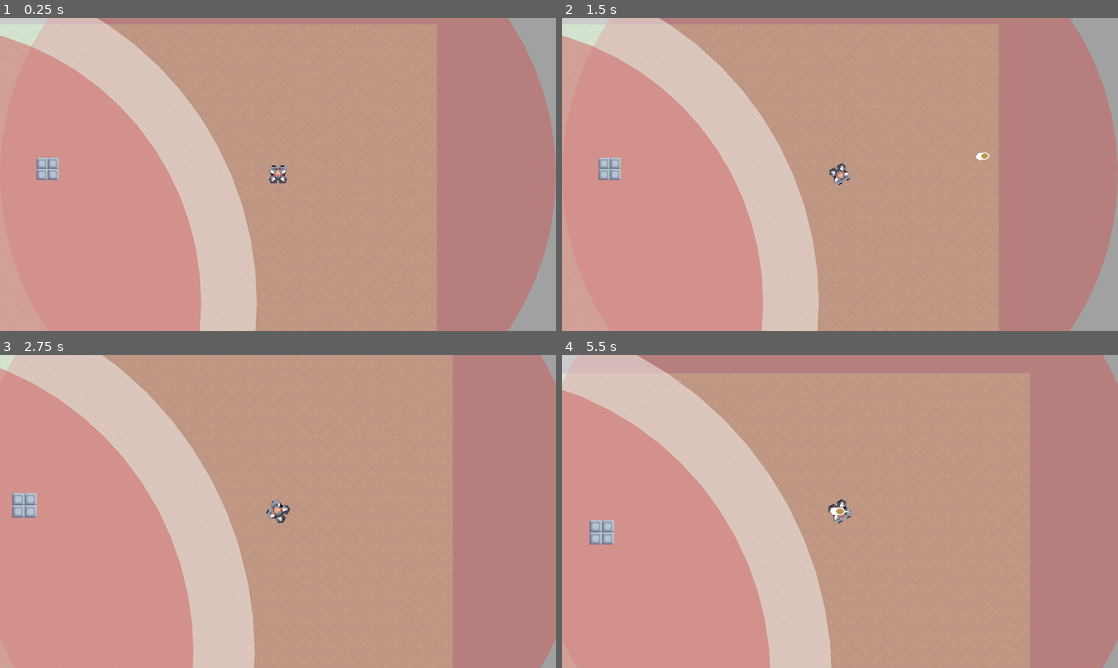
Above: before the commit, frames 1-4 (two rows, left to right).
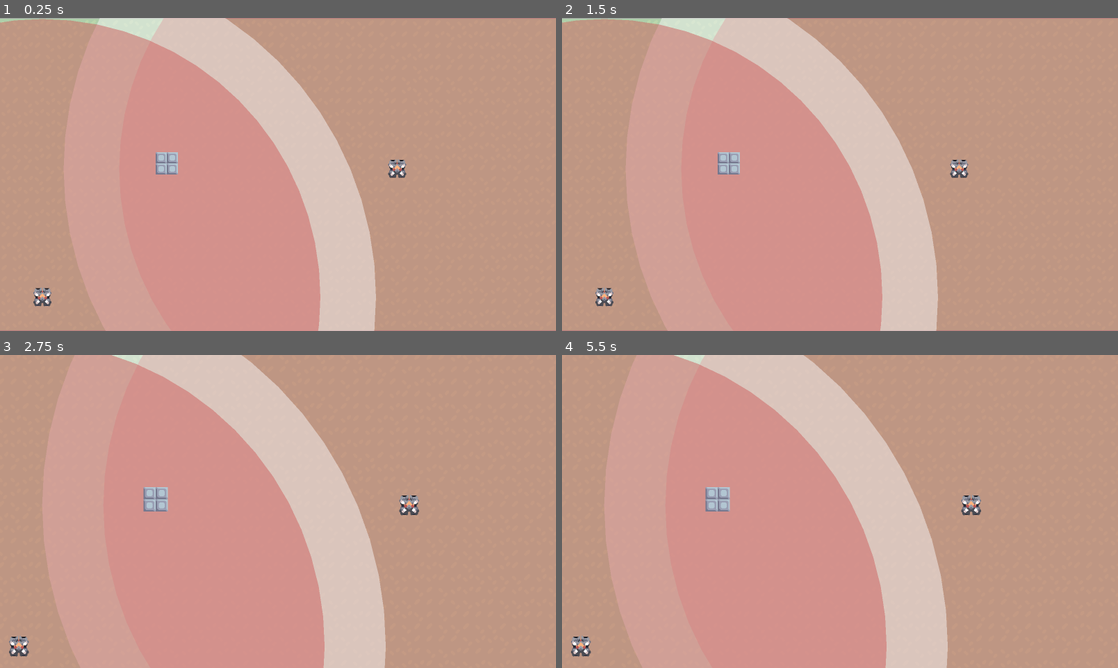
Above: after the commit, the same moments.

Repository: ToxicStarfall/mindustry-recreation
Game: Godot game, scene res://main.tscn
Same seed, same stepped clock (60 frames per second), same inputs: the game is played once before the commit and once after it.
Inputs (mouse positions are in pixels of both pictures, inside the frame that each line leads up to):
- Up to frame 1 (0.25 s): no input
- Up to frame 2 (1.5 s): tap Enter at 0.5 s; move the mouse to (962, 158) at 0.52 s; press the mouse at (962, 158) at 0.53 s; hold D (move_right) 0.53-1.25 s; release the mouse at (962, 158) at 1.25 s; drag from (728, 190) to (617, 174) at 1.27 s
- Up to frame 3 (2.75 s): move the mouse to (333, 442) at 2.02 s; hold D (move_right) from 2.03 s (still down); hold Mouse wheel up (zoom_in) from 2.03 s (still down); click (333, 442) at 2.3 s
- Up to frame 4 (5.5 s): release D (move_right) at 2.75 s; release Mouse wheel up (zoom_in) at 2.75 s; drag from (812, 574) to (578, 511) at 2.77 s; move the mouse to (1006, 558) at 3.52 s; press the mouse at (1006, 558) at 3.53 s; hold A (move_left) 3.53-4.25 s; tap Alt at 3.6 s; release the mouse at (1006, 558) at 4.25 s; drag from (673, 464) to (578, 498) at 4.27 s; tap Space at 5 s; move the mouse to (867, 511) at 5.02 s; press the mouse at (867, 511) at 5.03 s; hold S (move_down) from 5.03 s (still down)

The runs differ from the first frame. In frame 1, 33% of the frame differs, in the area x 0-100%, y 0-100%; in frame 2, 33%; in frame 3, 32%; in frame 4, 33%.
Error after the commit: Parse Error: Identifier "is_selected" not declared in the current scope. (res://entities/entity.gd:69)

Commit message:
Generalized unit specific code

Diff:
--- a/entities/entity.gd
+++ b/entities/entity.gd
@@ -40,6 +40,7 @@
 	if has_node("HealthComponent"):  HealthComp = $HealthComponent
 	if has_node("DefenseComponent"):  DefenseComp = $DefenseComponent
 	if has_node("ShieldComponent"):  ShieldComp = $ShieldComponent
+	if has_node("AttackComponent"):  AttackComp = $AttackComponent
 	if has_node("TargetingComponent"):  TargetingComp = $TargetingComponent
 
 	if HitboxComp:
@@ -64,9 +65,37 @@
 		weapons.erase(child)
 
 
+func _draw() -> void:
+	if is_selected:
+		#var rect = get_node("CollisionShape2D").shape.get_rect()
+		#rect.size *= 1.1
+		#draw_rect(rect, Color.WHITE, false, 4)
+		pass
+
+
+func _process(_delta: float) -> void:
+	queue_redraw()
+
+
 #func _physics_process(delta: float) -> void:
 	#if MovementComp:
 		#MovementComp._physics_process(delta)
+
+
+func _unhandled_input(event: InputEvent) -> void:
+	if AttackComp:
+		if is_controlled:
+			if event.is_action_pressed("attack"):
+				AttackComp.is_attacking = true
+			if event.is_action_released("attack"):
+				AttackComp.is_attacking = false
+		if is_selected:
+			pass
+
+	if event.is_action_pressed("control"):
+		if mouse_hovered:
+			is_controlled = true
+			Events.entity_controlled.emit(self)
 
 
 func _on_hitbox_hit(damage_comp: DamageComponent):
--- a/entities/units/unit.gd
+++ b/entities/units/unit.gd
@@ -18,13 +18,7 @@
 var MovementComp: MovementComponent
 #var AttackComp: AttackComponent
 
-
-#var statuses: Array
-
 #var is_attacking: bool = false
-var is_controlled: bool = false  ## Whether or not this unit is currently controlled by the player.
-var is_selected: bool = false  ## Whether or not this unit is currently selected by the player.
-
 
 
 func _ready() -> void:
@@ -34,7 +28,7 @@
 func _setup():
 	super()
 	if has_node("MovementComponent"):  MovementComp = $MovementComponent
-	if has_node("AttackComponent"):  AttackComp = $AttackComponent
+	#if has_node("AttackComponent"):  AttackComp = $AttackComponent
 
 	if MovementComp:
 		MovementComp.unit = self
@@ -55,23 +49,5 @@
 
 
 func _unhandled_input(event: InputEvent) -> void:
-	#if AttackComp:
-		#if is_controlled:
-			#if event.is_action_pressed("attack"):
-				#AttackComp.is_attacking = true
-			#if event.is_action_released("attack"):
-				#AttackComp.is_attacking = false
-		#if is_selected:
-			#pass
+	super(event)
 	pass
-
-
-#func _on_hitbox_hit(damage_comp: DamageComponent):
-	#if HealthComp:
-		#HealthComp.damage(1.0)
-
-
-#func _on_health_damaged():
-	#var tween = create_tween()
-	#tween.tween_property(self, "modulate:v", modulate.v - modulate.v, 0.15)
-	#tween.tween_property(self, "modulate:v", modulate.v, 0.1)
